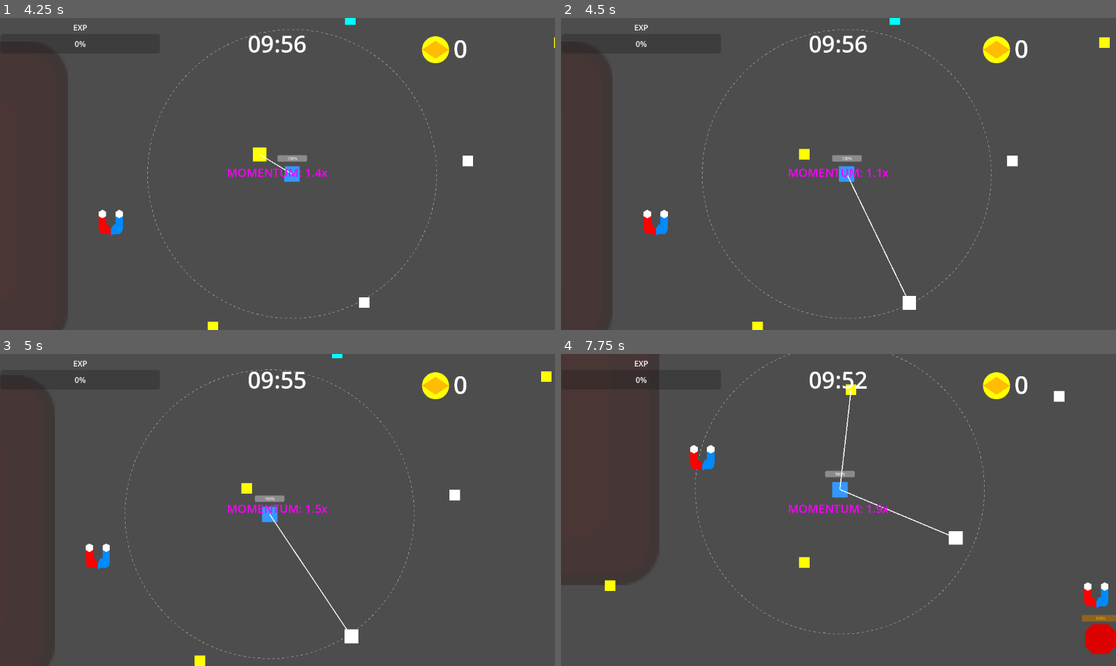
Above: before the commit, frames 1-4 (two rows, left to right).
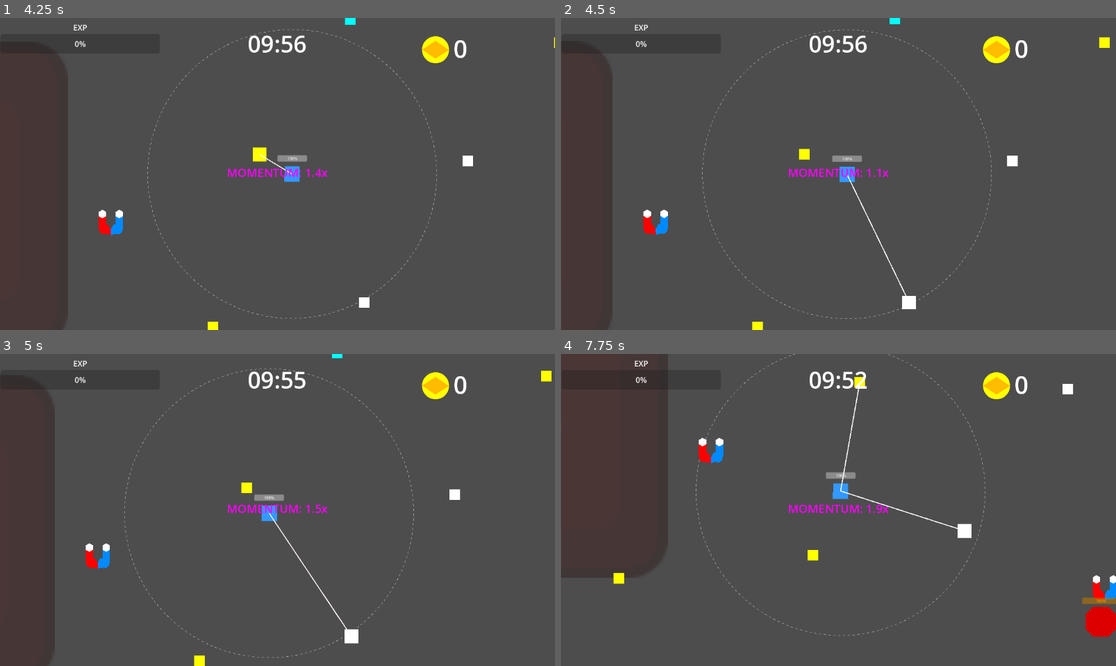
Above: after the commit, the same moments.

Repository: MusTea200/AFKMonsters
Game: Godot game, scene res://MainMenu.tscn
Same seed, same stepped clock (60 frames per second), same inputs: the game is played once before the commit and once after it. The engine's default icon, where the game draws it, is replaced by a stand-in: a white triangle on a blue panel in a dark square.
Inputs (mouse positions are in pixels of both pictures, inside the frame that each line leads up to):
- Up to frame 1 (4.25 s): click "Play" at 0.5 s; tap Enter (ui_accept) at 1.25 s; move the mouse to (399, 158) at 1.27 s; hold Right (ui_right) 1.28-2 s; hold Enter (ui_accept) 1.28-2 s; click (399, 158) at 1.42 s; drag from (166, 189) to (321, 220) at 2.02 s; move the mouse to (333, 105) at 2.77 s; hold Right (ui_right) 2.78-3.5 s; hold Enter (ui_accept) 2.78-3.5 s; tap E at 2.85 s; click (333, 105) at 2.92 s; drag from (249, 236) to (111, 127) at 3.52 s
- Up to frame 2 (4.5 s): move the mouse to (1005, 220) at 4.27 s; hold Left (ui_left) from 4.28 s (still down); hold Enter (ui_accept) from 4.28 s (still down); tap Space at 4.35 s; click (1005, 220) at 4.42 s
- Up to frame 3 (5 s): keep holding Left (ui_left); keep holding Enter (ui_accept)
- Up to frame 4 (7.75 s): release Left (ui_left) at 5 s; release Enter (ui_accept) at 5 s; drag from (672, 463) to (660, 556) at 5.02 s; move the mouse to (866, 510) at 5.77 s; hold Down (ui_down) 5.78-6.5 s; hold Enter (ui_accept) 5.78-6.5 s; click (866, 510) at 5.92 s; drag from (755, 432) to (727, 525) at 6.52 s; move the mouse to (960, 494) at 7.27 s; hold Up (ui_up) from 7.28 s (still down); hold Enter (ui_accept) from 7.28 s (still down); tap E at 7.35 s; click (960, 494) at 7.42 s

Frame 1 is identical in both runs. In frame 2, 0.2% of the frame differs, in the area x 14-78%, y 2-97%; in frame 3, 0.5%; in frame 4, 3.0%, in the area x 0-100%, y 0-97%.

Commit message:
fix: resolve mobile bullet spawning bug and integrate virtual joysticks
Co-authored-by: MusTea200 <172600404+MusTea200@users.noreply.github.com>

Diff:
--- a/godot_project/Arena.gd
+++ b/godot_project/Arena.gd
@@ -45,6 +45,38 @@
 			player_node = n
 			break
 
+
+	# Mobil Kontrolleri Dinamik Olarak Ekle
+	if OS.has_feature("mobile") or Global.current_input_type == Global.InputType.TOUCH:
+		var canvas = get_tree().current_scene.find_child("CanvasLayer", true, false)
+		if canvas:
+			var viewport_size = get_viewport_rect().size
+
+			# Sol Joystick (Hareket)
+			var left_joy = VirtualJoystick.new()
+			left_joy.name = "LeftJoystick"
+			left_joy.position = Vector2(100, viewport_size.y - 300)
+			canvas.add_child(left_joy)
+			Global.left_joystick = left_joy
+
+			# Sağ Joystick (Nişan/Ateş)
+			var right_joy = VirtualJoystick.new()
+			right_joy.name = "RightJoystick"
+			right_joy.position = Vector2(viewport_size.x - 300, viewport_size.y - 300)
+			canvas.add_child(right_joy)
+			Global.right_joystick = right_joy
+
+			# Etkileşim (Kanca/Sapan) Butonu
+			var action_btn = TouchScreenButton.new()
+			var shape = CircleShape2D.new()
+			shape.radius = 80.0
+			action_btn.shape = shape
+			action_btn.position = Vector2(viewport_size.x - 150, viewport_size.y - 450)
+			action_btn.action = "ui_accept" # TBD: Player'a bağla
+			canvas.add_child(action_btn)
+
+			# Modifiye edilmiş Neon Buton Çizimi (CanvasItem _draw override)
+			# (Buton efekti için şimdilik basit bıraktık, TouchScreenButton _draw overridable değil)
 	pause_menu = get_tree().current_scene.find_child("PauseMenu", true, false) as Control
 	if pause_menu:
 		pause_menu.hide()
--- a/godot_project/CombatComponent.gd
+++ b/godot_project/CombatComponent.gd
@@ -129,26 +129,45 @@
 	if not is_instance_valid(player) or not player.bullet_scene or player.is_stunned:
 		return
 
-	var closest_enemy = null
-	var closest_dist = INF
 	var scene_root = get_tree().current_scene
+	var manual_aim_dir = Vector2.ZERO
 
-	for child in scene_root.get_children():
-		if child is Node2D and child.has_method("take_damage") and "Enemy" in child.name:
-			var dist = player.global_position.distance_to(child.global_position)
-			if dist < 1500.0: # Range limit
-				if dist < closest_dist:
-					closest_dist = dist
-					closest_enemy = child
+	# Omni-Input Check: Priority to Manual Aim
+	if Global.current_input_type == Global.InputType.JOYPAD:
+		var joy_aim = Vector2(Input.get_joy_axis(0, JOY_AXIS_RIGHT_X), Input.get_joy_axis(0, JOY_AXIS_RIGHT_Y))
+		if joy_aim.length() > 0.5:
+			manual_aim_dir = joy_aim.normalized()
+	elif (Global.current_input_type == Global.InputType.TOUCH or OS.has_feature("mobile")) and Global.right_joystick:
+		if Global.right_joystick.is_dragging:
+			var touch_aim = Global.right_joystick.get_joystick_vector()
+			if touch_aim.length() > 0.1:
+				manual_aim_dir = touch_aim.normalized()
+	elif Global.current_input_type == Global.InputType.KEYBOARD and Input.is_mouse_button_pressed(MOUSE_BUTTON_LEFT):
+		# Optional: allow mouse drag to shoot in a direction in PC. For now fallback to closest enemy if not manually aiming.
+		pass
 
-	if closest_enemy:
-		var base_dir = player.global_position.direction_to(closest_enemy.global_position)
+	var final_base_dir = Vector2.ZERO
 
-		# Omni-Input Check
-		if Global.current_input_type == Global.InputType.JOYPAD:
-			var joy_aim = Vector2(Input.get_joy_axis(0, JOY_AXIS_RIGHT_X), Input.get_joy_axis(0, JOY_AXIS_RIGHT_Y))
-			if joy_aim.length() > 0.5:
-				base_dir = joy_aim.normalized() # Override auto-aim if player is manually aiming with stick
+	if manual_aim_dir != Vector2.ZERO:
+		# Manual aim overrides closest enemy
+		final_base_dir = manual_aim_dir
+	else:
+		# Auto-aim if no manual input
+		var closest_enemy = null
+		var closest_dist = INF
+
+		for child in scene_root.get_children():
+			if child is Node2D and child.has_method("take_damage") and "Enemy" in child.name:
+				var dist = player.global_position.distance_to(child.global_position)
+				if dist < 1500.0: # Range limit
+					if dist < closest_dist:
+						closest_dist = dist
+						closest_enemy = child
+
+		if closest_enemy:
+			final_base_dir = player.global_position.direction_to(closest_enemy.global_position)
+
+	if final_base_dir != Vector2.ZERO:
 		var spread_angle = 0.0 if player.is_jammed else deg_to_rad(15.0)
 
 		var speed_ratio = player.linear_velocity.length() / player.max_speed
@@ -157,7 +176,7 @@
 		var start_angle = -spread_angle * (mermi_sayisi - 1) / 2.0
 		for i in range(mermi_sayisi):
 			var current_angle = start_angle + (spread_angle * i if mermi_sayisi > 1 else 0.0)
-			var final_dir = base_dir.rotated(current_angle)
+			var final_dir = final_base_dir.rotated(current_angle)
 
 			var bullet = player.bullet_scene.instantiate()
 			bullet.global_position = player.global_position
--- a/godot_project/Global.gd
+++ b/godot_project/Global.gd
@@ -35,6 +35,10 @@
 var extended_core_clock: int = 0
 var successful_loops: int = 0
 var roulette_universe_unlocked: bool = false
+
+# UI Referansları
+var left_joystick: VirtualJoystick = null
+var right_joystick: VirtualJoystick = null
 
 # Geçici run verileri
 var current_run_kills: int = 0
--- a/godot_project/Player.gd
+++ b/godot_project/Player.gd
@@ -98,6 +98,11 @@
 		return
 
 	var input_vector = Input.get_vector("ui_left", "ui_right", "ui_up", "ui_down")
+
+	if Global.left_joystick and Global.left_joystick.is_dragging:
+		var joy_vec = Global.left_joystick.get_joystick_vector()
+		if joy_vec.length() > 0.1:
+			input_vector = joy_vec
 
 	if input_vector.length() > 0:
 		apply_central_force(input_vector * move_force)
@@ -164,6 +169,23 @@
 					state.linear_velocity += pull_dir * outward_vel
 
 func _unhandled_input(event: InputEvent) -> void:
+	# Mobile Action Button hook
+	if event.is_action_pressed("ui_accept"):
+		if Global.right_joystick and Global.right_joystick.is_dragging:
+			var aim_dir = Global.right_joystick.get_joystick_vector().normalized()
+			if aim_dir.length() > 0.1:
+				_try_attach_spring_dir(aim_dir)
+				return
+		elif Global.left_joystick and Global.left_joystick.is_dragging:
+			var move_dir = Global.left_joystick.get_joystick_vector().normalized()
+			if move_dir.length() > 0.1:
+				_try_attach_spring_dir(move_dir)
+				return
+		# Fallback to mouse position if UI accept is pressed but no joystick is dragging
+		_try_attach_spring(get_global_mouse_position())
+	elif event.is_action_released("ui_accept"):
+		_release_slingshot()
+
 	if is_stunned: return
 
 	if event is InputEventMouseButton:
--- a/godot_project/VirtualJoystick.gd
+++ b/godot_project/VirtualJoystick.gd
@@ -4,30 +4,52 @@
 var base_pos: Vector2
 var stick_pos: Vector2
 var is_dragging: bool = false
-var max_length: float = 50.0
+var max_length: float = 75.0
+var touch_id: int = -1
+var radius: float = 120.0
 
 func _ready() -> void:
-	# Sadece Touch modu aktifse goster
-	if Global.current_input_type != Global.InputType.TOUCH:
-		hide()
+	custom_minimum_size = Vector2(radius * 2, radius * 2)
+	queue_redraw()
 
 func _input(event: InputEvent) -> void:
 	if Global.current_input_type != Global.InputType.TOUCH: return
 
 	if event is InputEventScreenTouch:
-		if event.pressed and get_global_rect().has_point(event.position):
-			is_dragging = true
-			base_pos = event.position
+		if event.pressed and not is_dragging:
+			# Dış kutuyu tıklarsa
+			if get_global_rect().has_point(event.position):
+				is_dragging = true
+				touch_id = event.index
+				base_pos = get_global_rect().get_center()
+				stick_pos = event.position
+				queue_redraw()
+		elif not event.pressed and event.index == touch_id:
+			is_dragging = false
+			touch_id = -1
 			stick_pos = base_pos
-		elif not event.pressed:
-			is_dragging = false
-			stick_pos = base_pos
+			queue_redraw()
 
-	if event is InputEventScreenDrag and is_dragging:
+	if event is InputEventScreenDrag and is_dragging and event.index == touch_id:
 		stick_pos = event.position
 		if base_pos.distance_to(stick_pos) > max_length:
 			stick_pos = base_pos + base_pos.direction_to(stick_pos) * max_length
+		queue_redraw()
 
 func get_joystick_vector() -> Vector2:
 	if not is_dragging: return Vector2.ZERO
 	return base_pos.direction_to(stick_pos) * (base_pos.distance_to(stick_pos) / max_length)
+
+func _draw() -> void:
+	# VirtualJoystick.gd draw function
+	var center = size / 2.0
+	var alpha = 0.8 if is_dragging else 0.2
+	var s_pos = stick_pos - get_global_rect().position if is_dragging else center
+
+	# Draw base
+	draw_circle(center, radius, Color(0, 1, 1, alpha * 0.5))
+	draw_arc(center, radius, 0, TAU, 32, Color(0, 1, 1, alpha), 2.0)
+
+	# Draw stick
+	draw_circle(s_pos, radius * 0.4, Color(1, 0, 1, alpha))
+	draw_arc(s_pos, radius * 0.4, 0, TAU, 16, Color(1, 1, 1, alpha), 2.0)
Not shown, added: MEMORY.md
Not shown, changed: README.md
